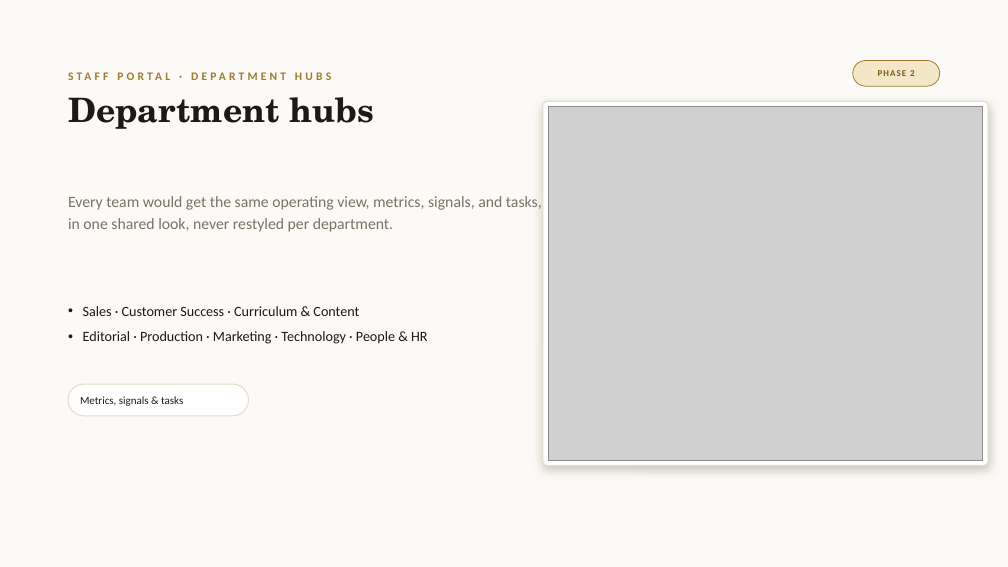
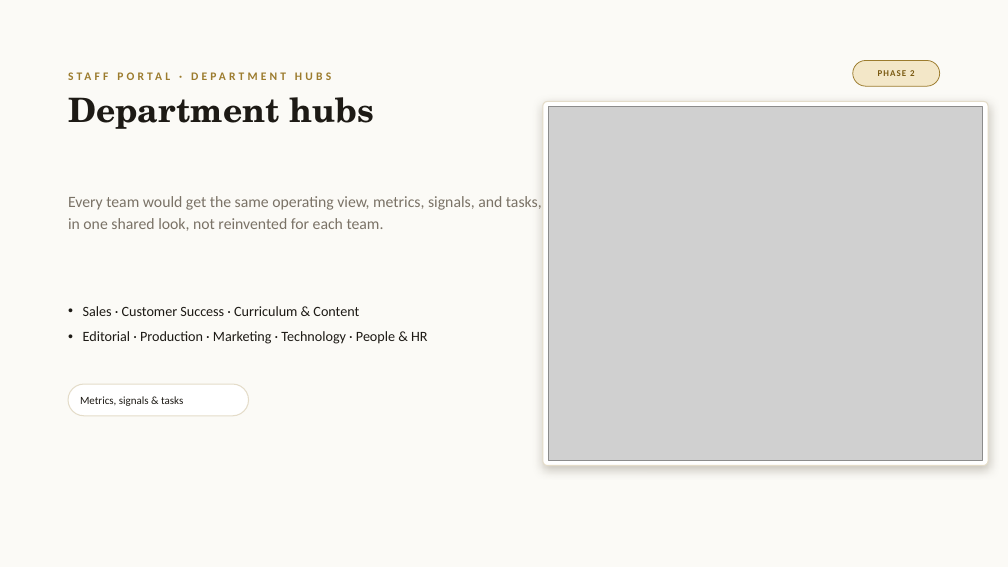
Before and after one commit to arkeo777/Rooted_for_the_Future, a slide deck: slide 9 of Rooted_for_the_Future.pptx. Drawn at 1008x567 pixels with LibreOffice and Linux fonts; fonts in the diff are those of the drawing; grey boxes stand for pictures. Boxes give left, top, right and bottom in pixels: in the first picture for what was removed or moved away, otherwise in the second. Text is boxed around its words. In the diff, an @@ line names an element or a change of style, - is before the commit and + after.

```diff
--- a/Rooted_for_the_Future.pptx
+++ b/Rooted_for_the_Future.pptx
@@ text at <box>68,196,542,231</box>: text changed @@
-Every team would get the same operating view, metrics, signals, and tasks, in one shared look, never restyled per department.
+Every team would get the same operating view, metrics, signals, and tasks, in one shared look, not reinvented for each team.
```
Also in this commit, not shown: 2 other files.
